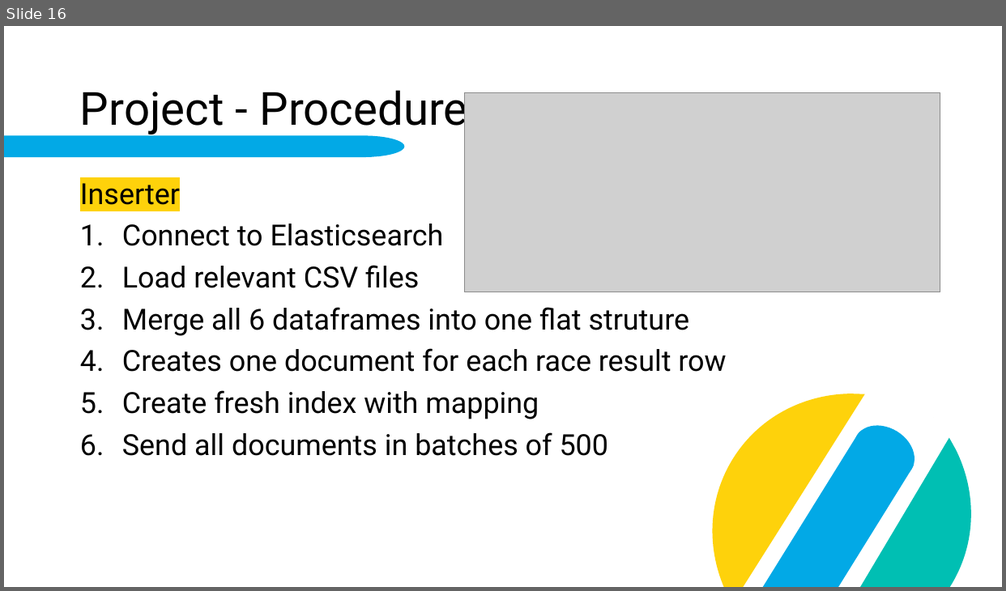
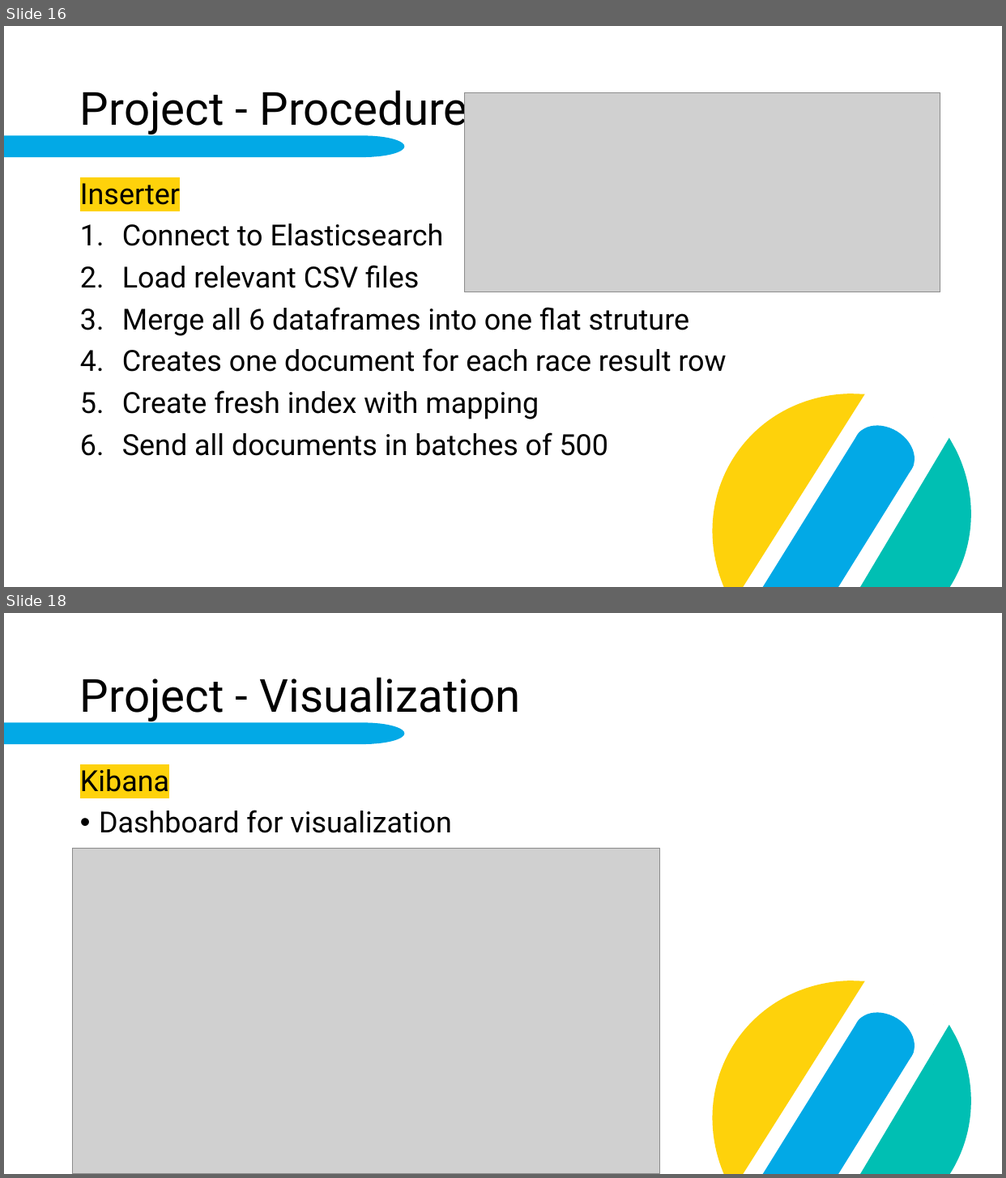
Before and after one commit to fabi2k03/dab_elasticsearch_paper, a slide deck: Elasticsearch.pptx. Shown one above the other, each under a label of ours: slide 16 before the commit, slides 16 and 18 after it; the slides between them are not shown. The pictures are 1006x591 and 1006x1178 pixels, drawn with LibreOffice and Linux fonts; fonts in the diff are those of the drawing; grey boxes stand for pictures; background and template pictures are left out. Boxes give left, top, right and bottom in pixels: in the first picture for what was removed or moved away, otherwise in the second. Text is boxed around its words. In the diff, an @@ line names an element or a change of style, - is before the commit and + after.

Commit message:
Added content to presentation about project

```diff
--- a/Elasticsearch.pptx
+++ b/Elasticsearch.pptx
@@ slide 18 added at [4, 613, 1002, 1174], background #FFFFFF; not listed: 5 template elements that a slide beside it also shows @@
@@ title added at [80, 677, 521, 722], 44 pt, text #000000 @@
+Project - Visualization
@@ text added at [80, 769, 451, 833], 28 pt, text #000000 @@
+Kibana
+• Dashboard for visualization
@@ picture added at [73, 849, 660, 1174] @@
```
Also in this commit, not shown: 3 slides changed, 2 other slides added.
